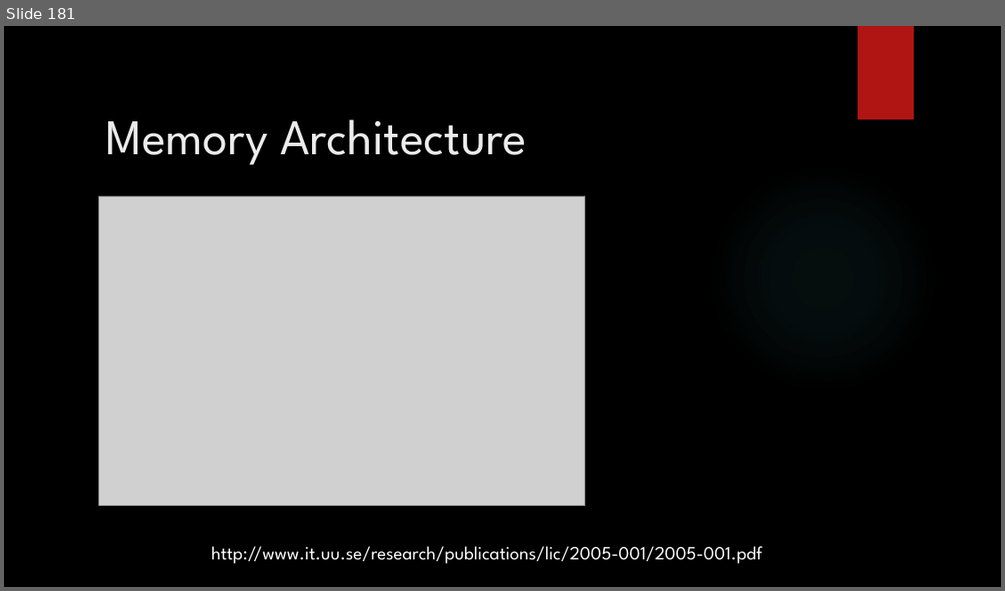
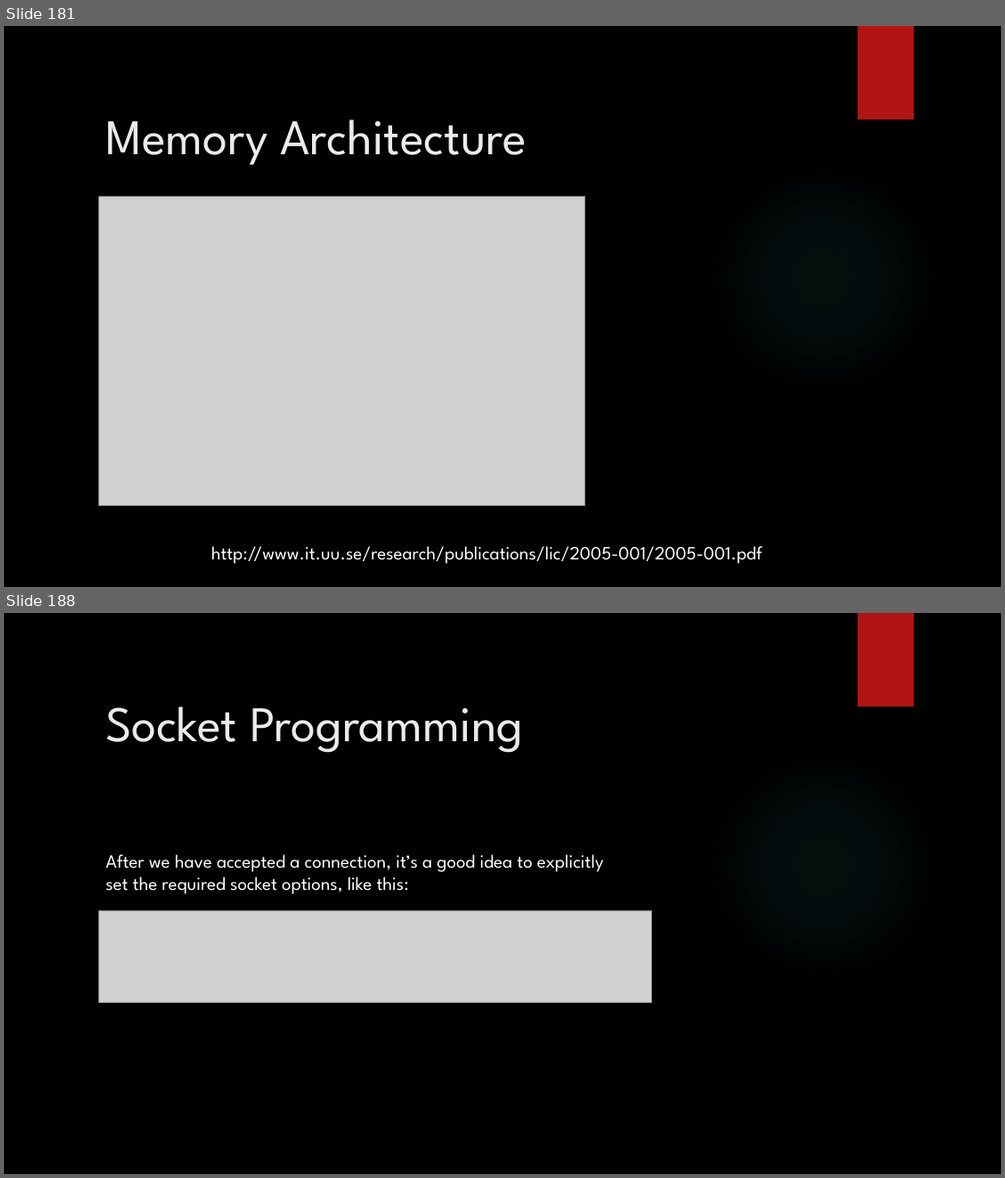
Before and after one commit to amadupu/ErlangTraining, a slide deck: ErlangTraining.pptx. Shown one above the other, each under a label of ours: slide 181 before the commit, slides 181 and 188 after it; the slides between them are not shown. The pictures are 1005x591 and 1005x1178 pixels, drawn with LibreOffice and Linux fonts; fonts in the diff are those of the drawing; grey boxes stand for pictures; background and template pictures are left out. Boxes give left, top, right and bottom in pixels: in the first picture for what was removed or moved away, otherwise in the second. Text is boxed around its words. In the diff, an @@ line names an element or a change of style, - is before the commit and + after.

```diff
--- a/ErlangTraining.pptx
+++ b/ErlangTraining.pptx
@@ slide 188 added at (4, 613, 1001, 1174), background picture (left out); not listed: 2 template elements that a slide beside it also shows @@
@@ title added at (105, 706, 523, 753), 48 pt, text #EBEBEB @@
+Socket Programming
@@ text added at (105, 854, 604, 894), 18 pt, text #FFFFFF @@
+After we have accepted a connection, it’s a good idea to explicitly
+set the required socket options, like this:
@@ picture added at (98, 910, 652, 1004) @@
```
Also in this commit, not shown: 68 other slides added.
